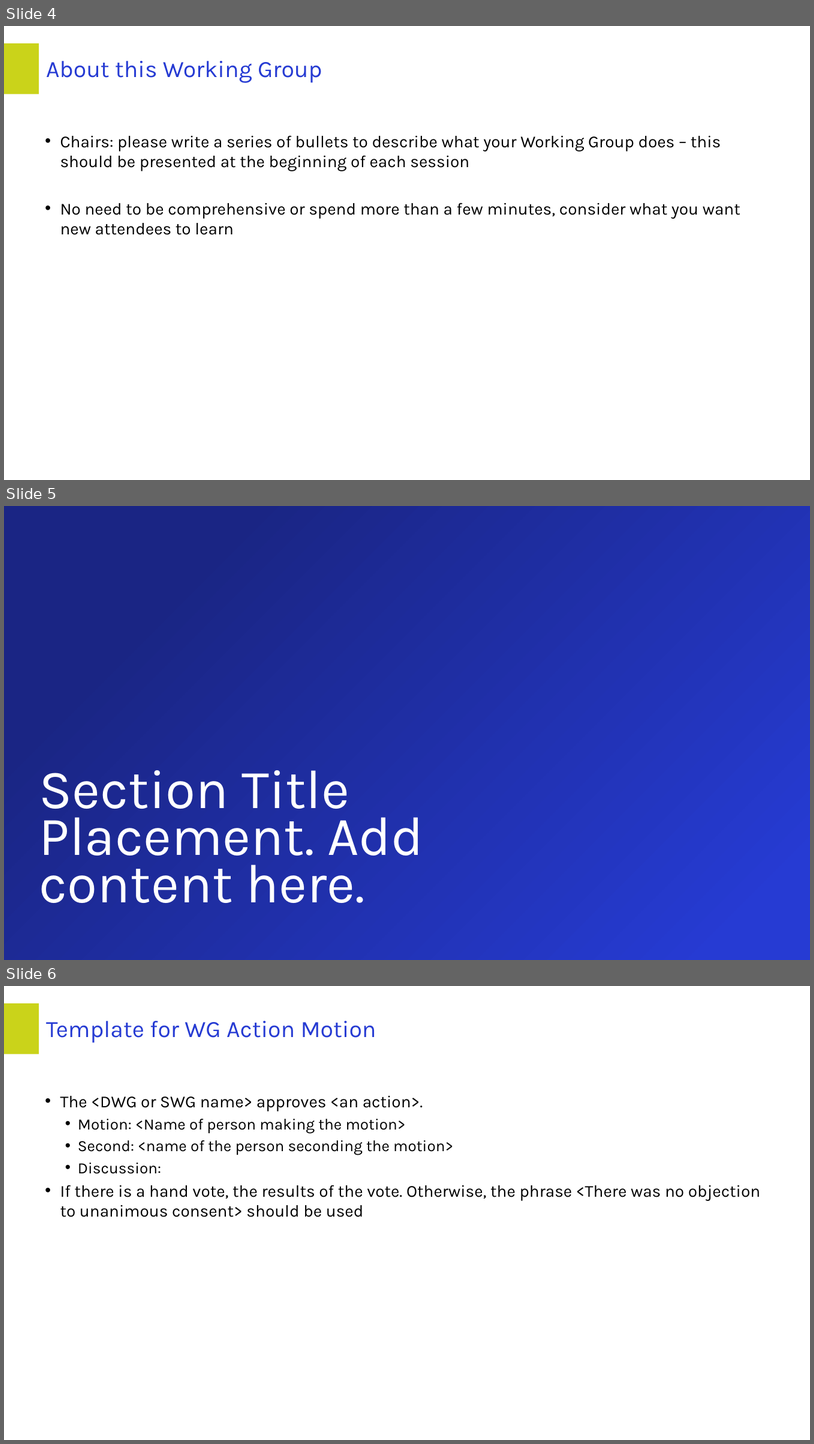
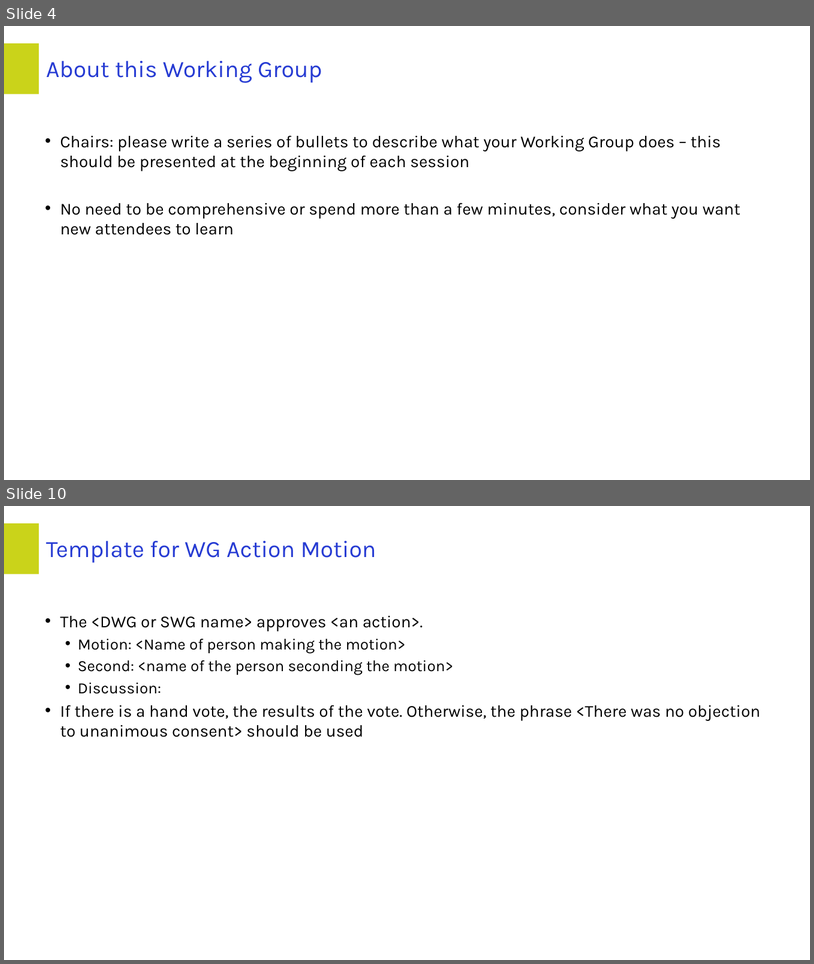
Before and after one commit to opengeospatial/GeoPose, a slide deck: Presentations/Boulder_2025/2025_October_Chair_Slides_GeoPoseSWG.pptx. Shown one above the other, each under a label of ours: slides 4, 5 and 6 before the commit, slides 4 and 10 after it; the slides between them are not shown. The pictures are 814x1444 and 814x964 pixels, drawn with LibreOffice and Linux fonts; fonts in the diff are those of the drawing; background and template pictures are left out. Boxes give left, top, right and bottom in pixels: in the first picture for what was removed or moved away, otherwise in the second. Text is boxed around its words. In the diff, an @@ line names an element or a change of style, - is before the commit and + after.

```diff
--- a/Presentations/Boulder_2025/2025_October_Chair_Slides_GeoPoseSWG.pptx
+++ b/Presentations/Boulder_2025/2025_October_Chair_Slides_GeoPoseSWG.pptx
@@ slide 5 removed at [4, 506, 810, 960], background #FFFFFF @@
@@ rectangle removed at [4, 506, 810, 960] @@
@@ title removed at [39, 770, 424, 903] @@
-Section Title Placement. Add content here.
@@ what was slide 6 is now slide 10 @@
```
Also in this commit, not shown: 2 slides changed, 4 slides added.
